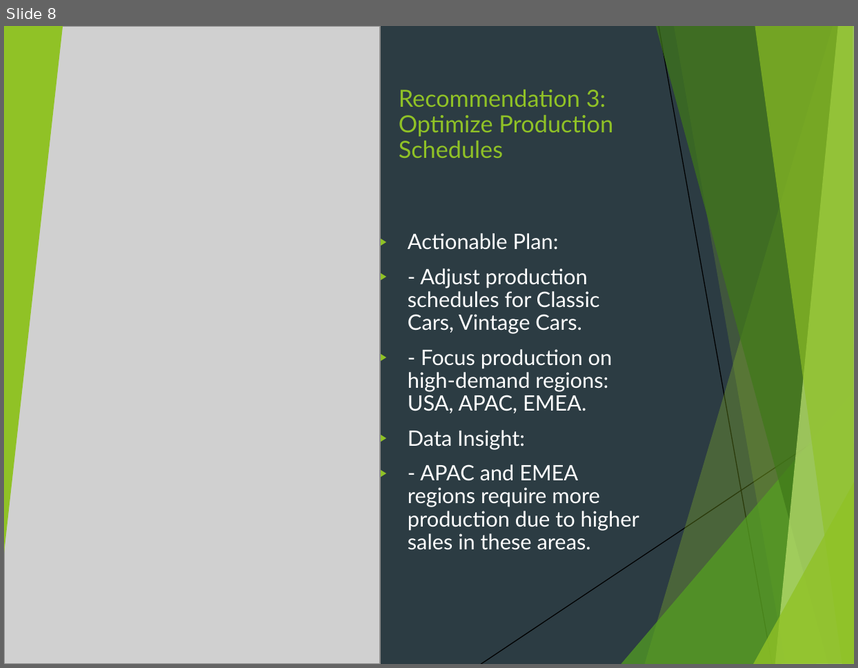
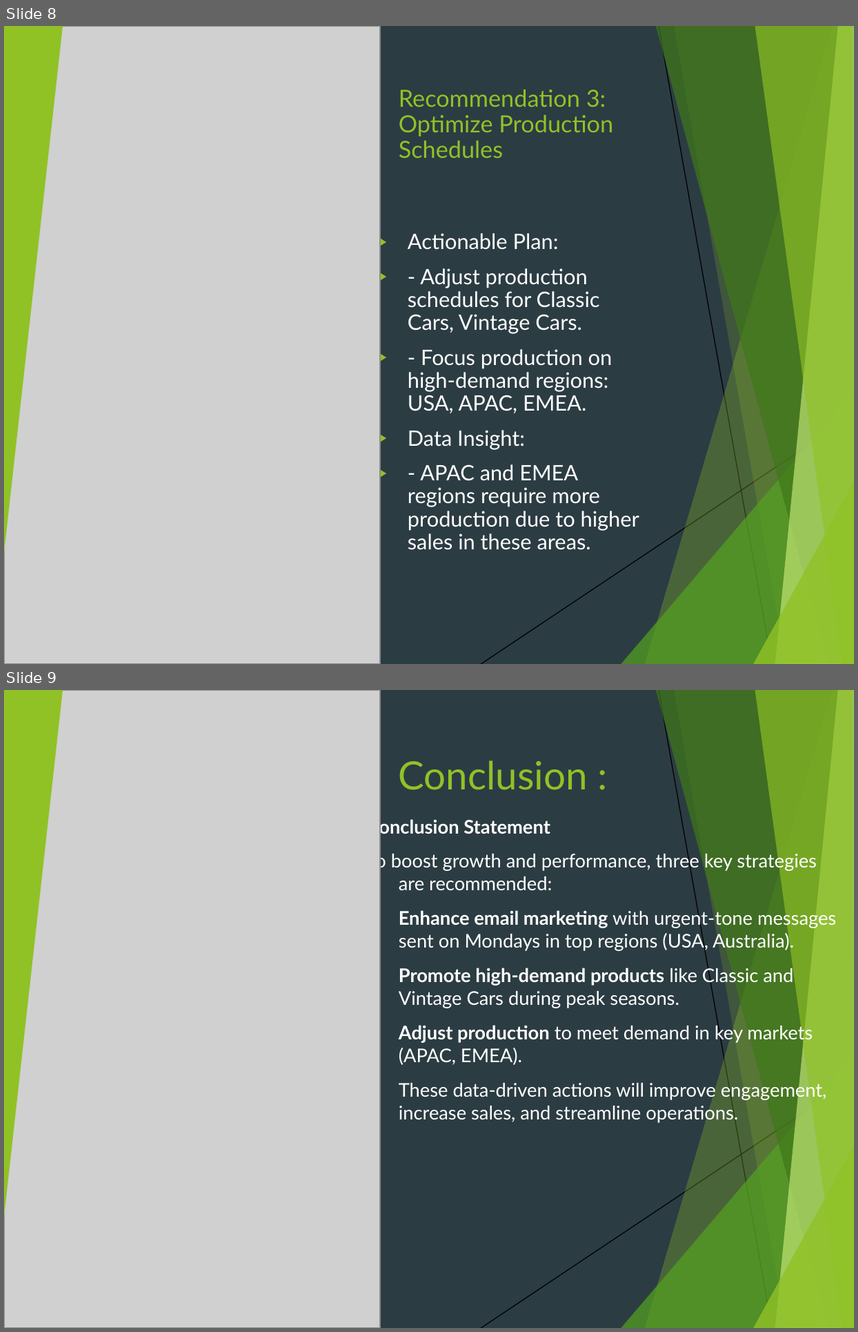
Before and after one commit to abduyea/Engineering-Resource-Analysis-and-Allocation, a slide deck: presentation/Timeless_Transport_Models_Presentatio.pptx. Shown one above the other, each under a label of ours: slide 8 before the commit, slides 8 and 9 after it. The pictures are 858x668 and 858x1332 pixels, drawn with LibreOffice and Linux fonts; fonts in the diff are those of the drawing; grey boxes stand for pictures. Boxes give left, top, right and bottom in pixels: in the first picture for what was removed or moved away, otherwise in the second. Text is boxed around its words. In the diff, an @@ line names an element or a change of style, - is before the commit and + after.

```diff
--- a/presentation/Timeless_Transport_Models_Presentatio.pptx
+++ b/presentation/Timeless_Transport_Models_Presentatio.pptx
@@ slide 9 added at (4,690,854,1328), background #2C3C43; not listed: 10 template elements that a slide beside it also shows @@
@@ picture added at (4,690,380,1328) @@
@@ triangle added at (4,690,63,1217), fill #90C226 @@
@@ title added at (399,760,588,790), 33 pt, text #90C226 @@
+Conclusion :
@@ text added at (367,817,836,1123), 16 pt, text #FFFFFF @@
+Conclusion Statement
+To boost growth and performance, three key strategies are recommended:
+• Enhance email marketing with urgent-tone messages sent on Mondays in top regions (USA, Australia).
+• Promote high-demand products like Classic and Vintage Cars during peak seasons.
+• Adjust production to meet demand in key markets (APAC, EMEA).
+▶ These data-driven actions will improve engagement, increase sales, and streamline operations.
```
Also in this commit, not shown: 6 slides changed, 1 slide removed, 3 other files.
